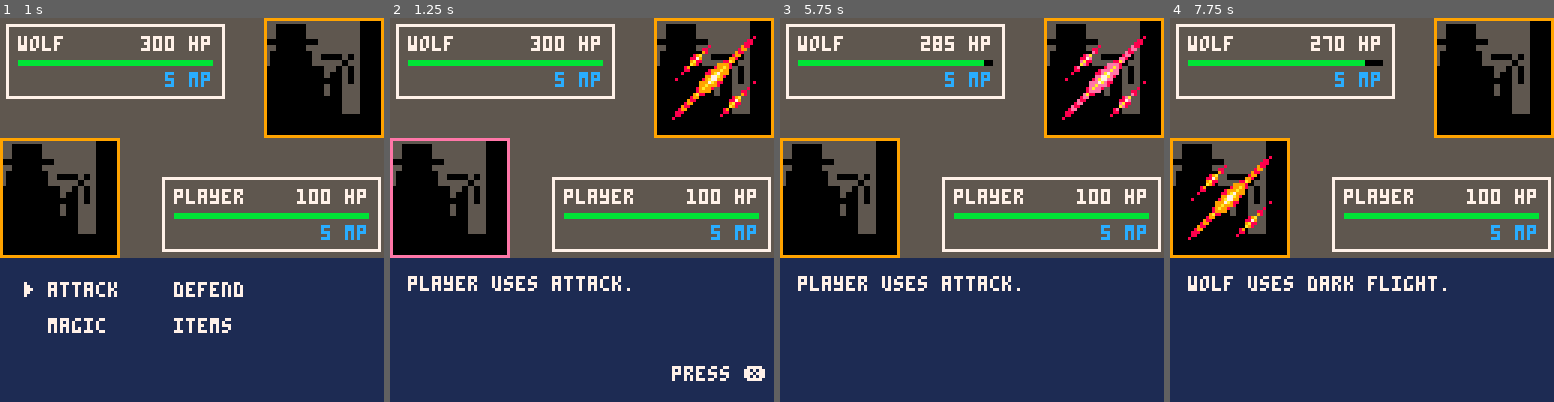
Above: before the commit, frames 1-4 (left to right).
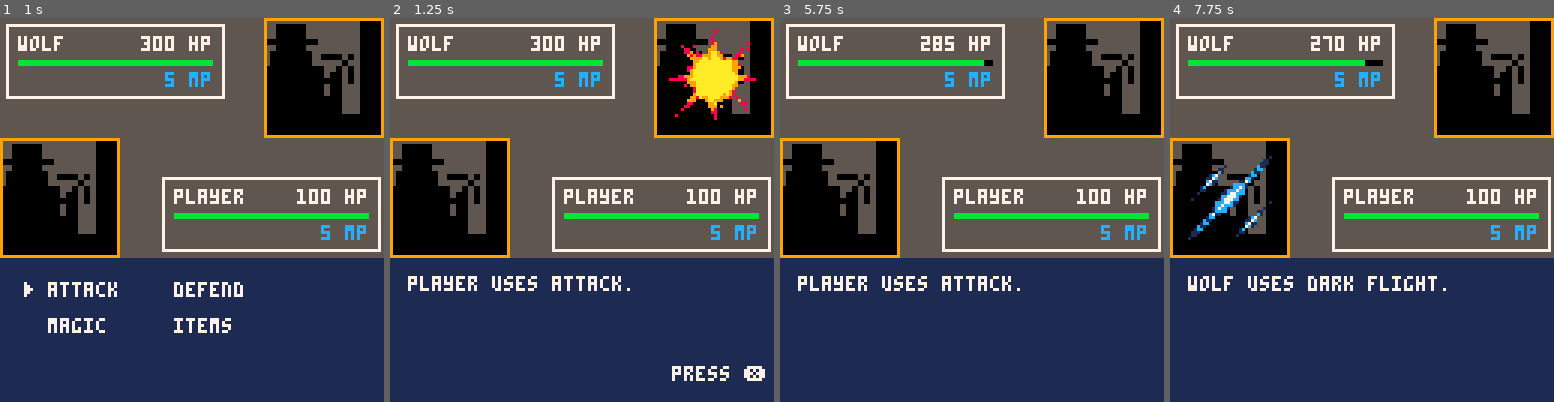
Above: after the commit, the same moments.

Repository: pixegami/wolfhunter
Game: PICO-8 cartridge moonshot.p8
Two runs of this game, one before a commit and one after it. Both use one fixed random seed, a clock stepped at 60 frames per second and the inputs below.
Inputs:
- Up to frame 1 (1 s): tap X (X key) at 0.33 s; tap O (Z key) at 0.7 s
- Up to frame 2 (1.25 s): tap X (X key) at 1.07 s
- Up to frame 3 (5.75 s): hold Right 1.6-2.1 s; tap O (Z key) every 0.4 s from 1.7 to 5.7 s; tap X (X key) every 1.12 s from 1.85 to 5.2 s; hold Up 2.15-2.42 s; hold Right 2.47-3.03 s; hold Left 3.08-3.58 s; hold Down 3.63-3.97 s; hold Right 4.02-4.68 s; hold Up 4.73-5.03 s; hold Left 5.08-5.68 s; hold Down from 5.73 s (still down)
- Up to frame 4 (7.75 s): release Down at 6.03 s; hold Right 6.08-6.58 s; tap O (Z key) every 0.4 s from 6.1 to 7.7 s; tap X (X key) at 6.32, 7.43 s; hold Right 6.63-7.13 s; hold Up 7.18-7.45 s; hold Right from 7.5 s (still down)

Frame 1 is identical in both runs. In frame 2, 3.1% of the frame differs, in the area x 0-96%, y 3-63%; in frame 3, 1.0%; in frame 4, 1.0%.

Commit message:
Add ability effects

Diff:
--- a/moonshot.p8
+++ b/moonshot.p8
@@ -380,9 +380,6 @@
     if name == "raging strike" then insert_vulnerable_event(unit) end
     if name == "spark" then insert_blind_event(target) end
 
-    target.vfx_animation = new_slash_animation()
-
-
     -- create an event 'head' to append to. we won't use it
     local head_event = new_event()
     local damage = value
@@ -416,12 +413,17 @@
         blocked_damage = min(target.block, damage)
         target.block -= blocked_damage
         damage -= blocked_damage
-        head_event:chain_add(new_info_event("blocked "..blocked_damage.." damage."))
+        local block_event = new_info_event("blocked "..blocked_damage.." damage.", true)
+        block_event.action = function(this) target.vfx_animation = get_vfx_for_action("block") end
+        head_event:chain_add(block_event)
       end
     end
 
     -- resolve the damage.
     if damage > 0 then
+      -- play attack vfx only if attack hits
+      target.vfx_animation = get_vfx_for_action(name)
+
       if name == "ravage" then insert_bleed_event(target) end
       head_event:chain_add(new_damage_event(target, damage))
     else
@@ -502,6 +504,7 @@
   event.action = function(this)
     local block_event = new_block_event(unit, value)
     block_event.action = function(this) unit.block += value end
+    unit.vfx_animation = get_vfx_for_action(name)
     sequence:insert(block_event)
   end
   return event
@@ -737,11 +740,44 @@
 
 -->8
 -- visual effects
+function get_vfx_for_action(name)
+  if name == "slash" then return new_slash_animation() end
+  if name == "dark flight" then return new_blue_slash_animation() end
+  if name == "ravage" then return new_slash_animation() end
+  if name == "spark" then return new_spark_animation() end
+  if name == "fireball" then return new_fire_attack_animation() end
+  if name == "defend" then return new_shield_animation() end
+  if name == "strong defend" then return new_shield_animation() end
+  if name == "block" then return new_shield_animation() end
+
+  return new_generic_attack_animation()
+end
+
+function new_shield_animation()
+  local animation = new_animation(2)
+  animation.render = function(this, unit_x, unit_y)
+
+    if this:loop_frame(0) then
+      pal(7, 12)
+      pal(12, 7)
+    end
+
+    -- center the x and y because unit is bigger than vfx
+    -- if not this:loop_frame(2) then
+      local unit_offset = 4
+      local start_x = unit_x + unit_offset
+      local start_y = unit_y + unit_offset
+      spr(128, start_x, start_y, 4, 4)
+    -- end
+
+  end
+  return animation
+end
+
 function new_slash_animation()
   local animation = new_animation(3)
   animation.render = function(this, unit_x, unit_y)
 
-    -- change color for the first hit
     if this:loop_frame(0) then pal(9, 14) end
 
     -- center the x and y because unit is bigger than vfx
@@ -750,6 +786,86 @@
       local start_x = unit_x + unit_offset
       local start_y = unit_y + unit_offset
       spr(6, start_x, start_y, 4, 4)
+    end
+
+  end
+  return animation
+end
+
+function new_blue_slash_animation()
+  local animation = new_animation(3)
+  animation.render = function(this, unit_x, unit_y)
+
+    pal(10, 7)
+    pal(9, 12)
+    pal(8, 1)
+
+    if this:loop_frame(0) then pal(9, 7) end
+
+    -- center the x and y because unit is bigger than vfx
+    if not this:loop_frame(2) then
+      local unit_offset = 4
+      local start_x = unit_x + unit_offset
+      local start_y = unit_y + unit_offset
+      spr(6, start_x, start_y, 4, 4)
+    end
+
+  end
+  return animation
+end
+
+function new_fire_attack_animation()
+  local animation = new_animation(4)
+  animation.frames_left = 16
+  animation.render = function(this, unit_x, unit_y)
+
+    if this:loop_frame(1) then pal(7, 10) end
+    if this:loop_frame(2) then pal(9, 7) end
+
+    -- center the x and y because unit is bigger than vfx
+    if not this:loop_frame(3) then
+      local unit_offset = 4
+      local start_x = unit_x + unit_offset
+      local start_y = unit_y + unit_offset
+      spr(75, start_x, start_y, 4, 4)
+    end
+
+  end
+  return animation
+end
+
+function new_spark_animation()
+  local animation = new_animation(3)
+  animation.frames_left = 9
+  animation.render = function(this, unit_x, unit_y)
+
+    if this:loop_frame(1) then pal(9, 7) end
+
+    -- center the x and y because unit is bigger than vfx
+    if not this:loop_frame(2) then
+      local unit_offset = 4
+      local start_x = unit_x + unit_offset
+      local start_y = unit_y + unit_offset
+      spr(10, start_x, start_y, 4, 4)
+    end
+
+  end
+  return animation
+end
+
+function new_generic_attack_animation()
+  local animation = new_animation(3)
+  animation.frames_left = 6
+  animation.render = function(this, unit_x, unit_y)
+
+    if this:loop_frame(1) then pal(7, 10) end
+
+    -- center the x and y because unit is bigger than vfx
+    if not this:loop_frame(2) then
+      local unit_offset = 4
+      local start_x = unit_x + unit_offset
+      local start_y = unit_y + unit_offset
+      spr(75, start_x, start_y, 4, 4)
     end
 
   end
@@ -869,6 +985,7 @@
     unit.vfx_animation:update(spr_x, spr_y)
     if unit.vfx_animation:has_ended() then unit.vfx_animation = nil end
   end
+  pal()
 
   -- draw hp mana and name
   draw_status_box(unit, status_x, is_inverted)
Not shown, changed: 84 lines of the sprite sheet (__gfx__) section of moonshot.p8
